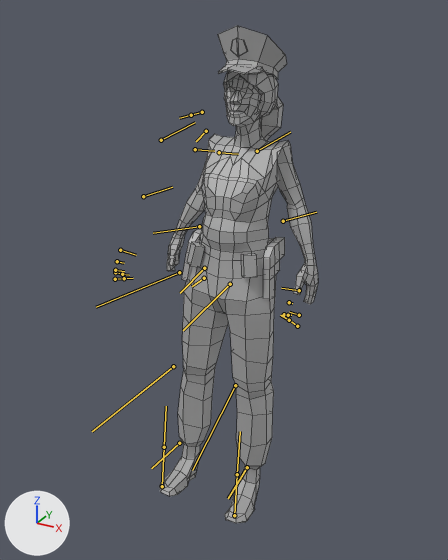
A saved change to the FBX model Assets/Resources/Prefabs/PlayerFbx.fbx.
Camera for both pictures: a camera (50 mm lens) standing at (1.006, -1.672, 1.793) and looking at (-0.004, 0.164, 0.875). Arrows for +X, +Y and +Z are at lower left; the lights stay in place. Both versions are drawn at frame 96 of the action 'bip|bipAction'; the numbers are the values there. The bones that bend it are drawn over the model as lines. Mesh edges are drawn as thin lines.

Objects in the first picture: 'lpFemale_casual_C'.
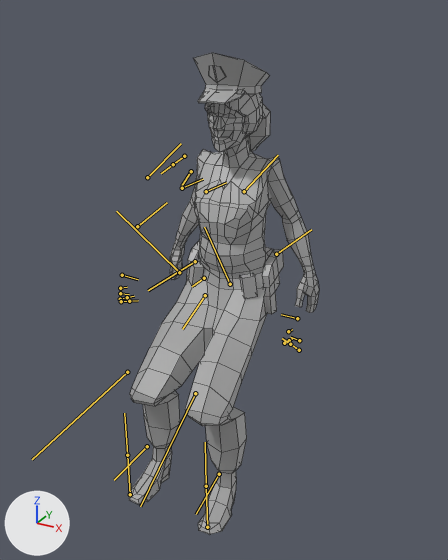
Changed parts and their boxes [x1, y1, x2, y2] in the pictures (448 x 560 px):
'lpFemale_casual_C', posed (20% wider)
    before: [159, 26, 318, 523]
    after: [128, 53, 319, 534]
bone 'bip Spine', root to tip
    before: (204, 268) to (180, 293)
    after: (205, 295) to (182, 329)
bone 'bip L Thigh', root to tip
    before: (230, 284) to (183, 330)
    after: (230, 284) to (204, 227)
bone 'bip L Calf', root to tip
    before: (235, 385) to (192, 470)
    after: (195, 393) to (140, 506)
bone 'bip R Thigh', root to tip
    before: (179, 272) to (96, 307)
    after: (179, 272) to (116, 211)
bone 'bip R Calf', root to tip
    before: (173, 366) to (92, 431)
    after: (127, 372) to (32, 459)

What the commit changed:
Bone 'bip Spine' (bone_bip_spine) moves from (0.0, 0.0, 0.0) to (-10.1, 1.9, 0.0).
Bone 'bip Spine' (bone_bip_spine) turns from (0, 0, 0) to (0, 0, 12) degrees about its own x, y and z.
Bone 'bip L Thigh' (bone_bip_l_thigh) turns from (0, 0, 0) to (-6, -4, 46) degrees about its own x, y and z.
Bone 'bip L Calf' (bone_bip_l_calf) turns from (0, 0, 0) to (-1, 8, -53) degrees about its own x, y and z.
Bone 'bip R Thigh' (bone_bip_r_thigh) turns from (0, 0, 0) to (6, 4, 46) degrees about its own x, y and z.
Bone 'bip R Calf' (bone_bip_r_calf) turns from (0, 0, 0) to (1, -8, -53) degrees about its own x, y and z.
